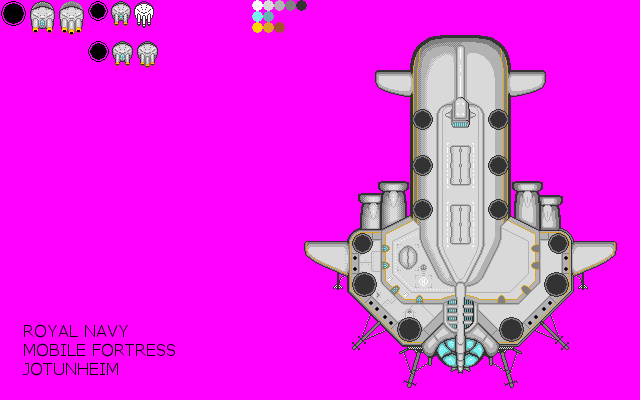
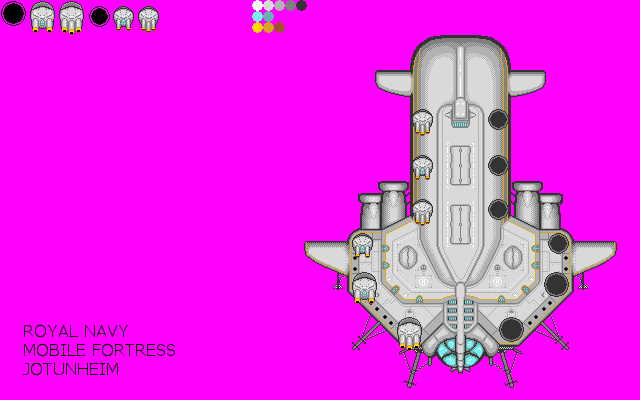
Layer changes from the first 640px x 400px image to the second:
added layer "Borders" above "Sprite" over bbox(352, 111, 433, 351)
painted on "Sprite" over bbox(60, 1, 614, 346)
